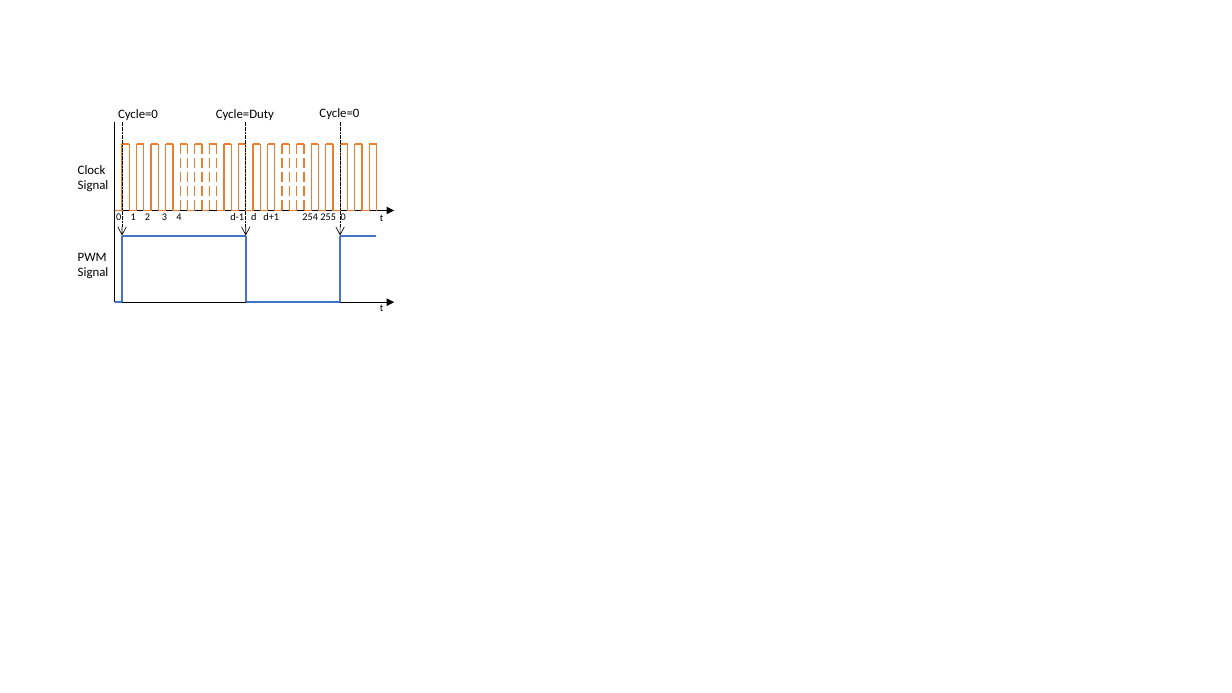
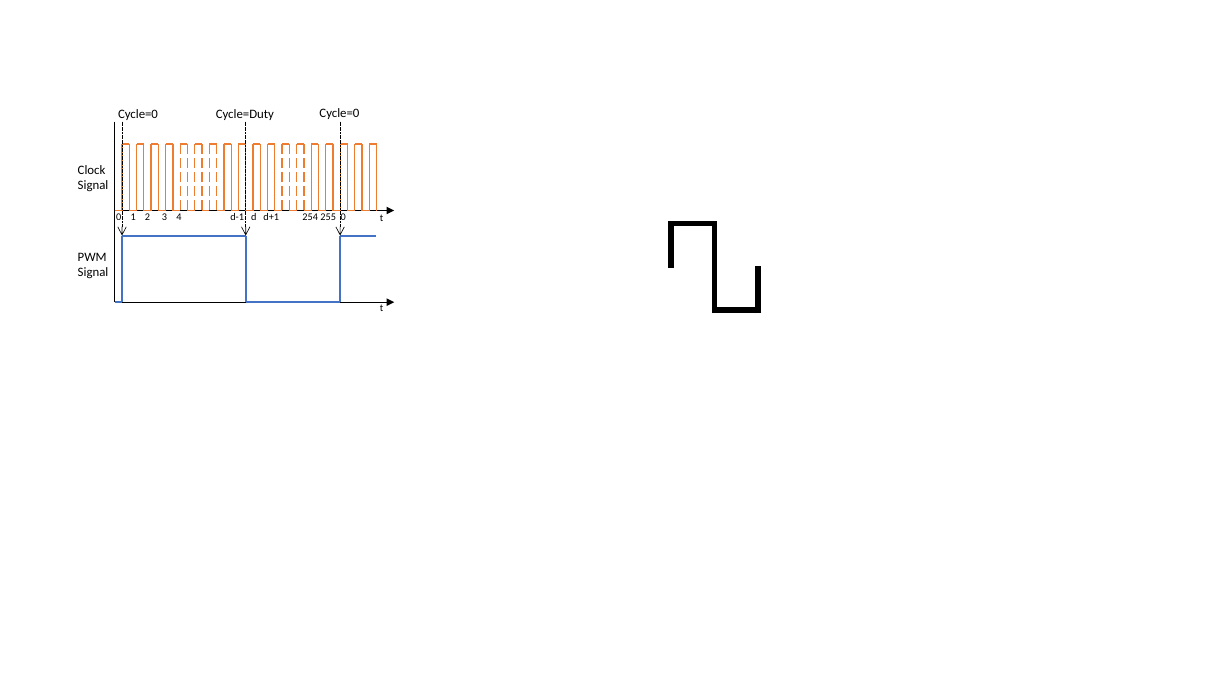
Before and after one commit to MajicDesigns/MD_PWM, a slide deck: slide 1 of media/photo/PWM Diagrams.pptx. Drawn at 1232x693 pixels with LibreOffice and Linux fonts; fonts in the diff are those of the drawing. Boxes give left, top, right and bottom in pixels: in the first picture for what was removed or moved away, otherwise in the second. Text is boxed around its words. In the diff, an @@ line names an element or a change of style, - is before the commit and + after.

```diff
--- a/media/photo/PWM Diagrams.pptx
+++ b/media/photo/PWM Diagrams.pptx
@@ line added from (717, 224) to (668, 224), #000000 4.5 pt @@
@@ line added from (671, 268) to (671, 224), #000000 4.5 pt @@
@@ line added from (714, 313) to (714, 221), #000000 4.5 pt @@
@@ line added from (759, 313) to (759, 265), #000000 4.5 pt @@
@@ line added from (762, 311) to (713, 311), #000000 4.5 pt @@
```
Also in this commit, not shown: 23 other files.
